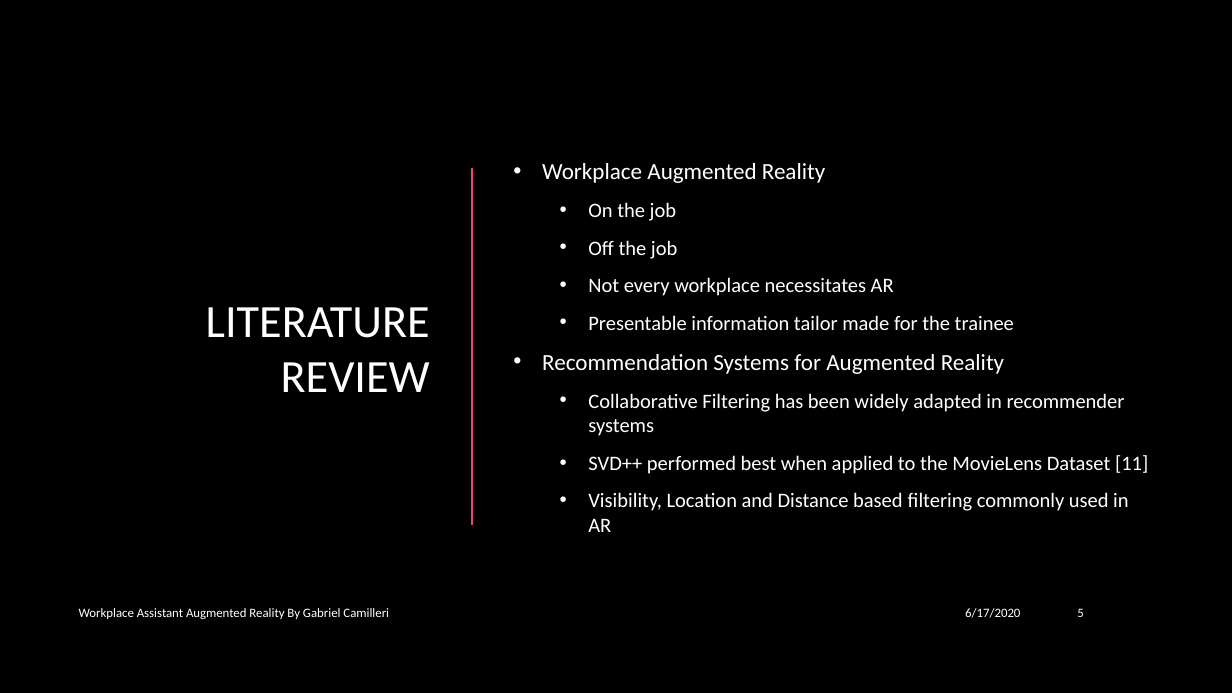
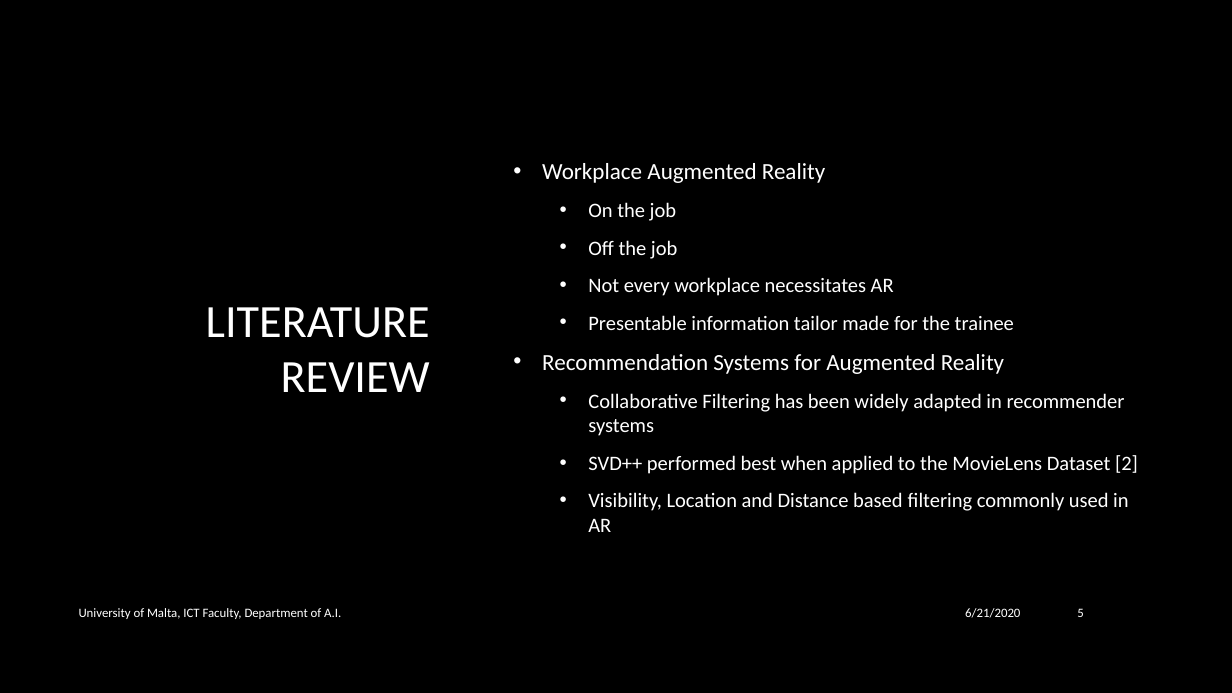
Before and after one commit to Gabbu98/FYPWAAR, a slide deck: slide 5 of viva/Workplace_Assistant_Augmented_Reality.pptx. Drawn at 1232x693 pixels with LibreOffice and Linux fonts; fonts in the diff are those of the drawing; background and template pictures are left out. Boxes give left, top, right and bottom in pixels: in the first picture for what was removed or moved away, otherwise in the second. Text is boxed around its words. In the diff, an @@ line names an element or a change of style, - is before the commit and + after.

Commit message:
ppt

```diff
--- a/viva/Workplace_Assistant_Augmented_Reality.pptx
+++ b/viva/Workplace_Assistant_Augmented_Reality.pptx
@@ line removed from (471, 168) to (471, 524) @@
@@ text at [588, 455, 1138, 474]: text changed @@
-  • SVD++ performed best when applied to the MovieLens Dataset [11]
+  • SVD++ performed best when applied to the MovieLens Dataset [2]
@@ text at [79, 608, 341, 619]: text changed @@
-Workplace Assistant Augmented Reality By Gabriel Camilleri
+University of Malta, ICT Faculty, Department of A.I.
@@ text at [965, 608, 1020, 618]: text changed @@
-6/17/2020
+6/21/2020
```
Also in this commit, not shown: 15 other slides changed, 1 slide added, 2 other files.
